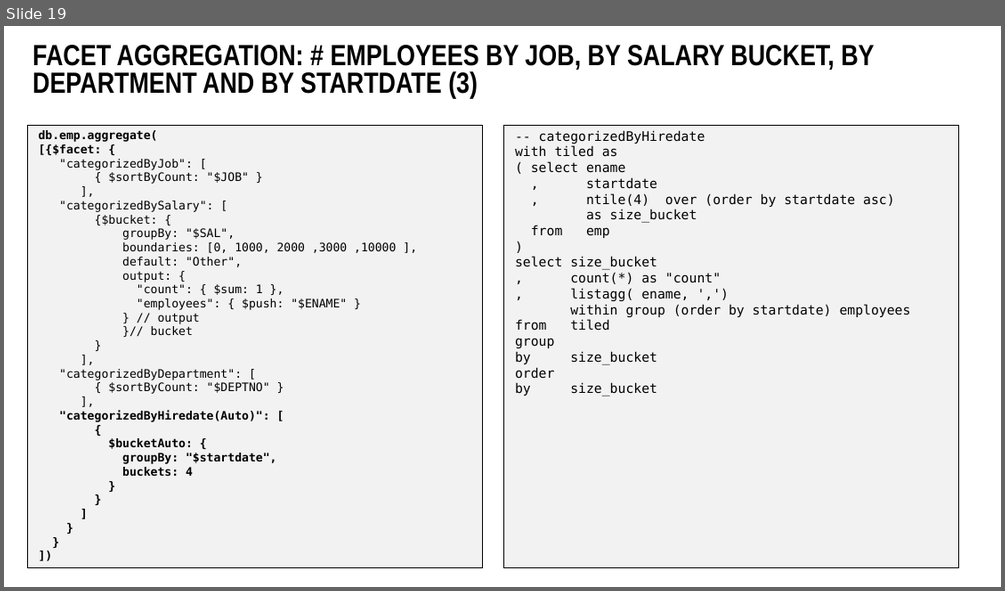
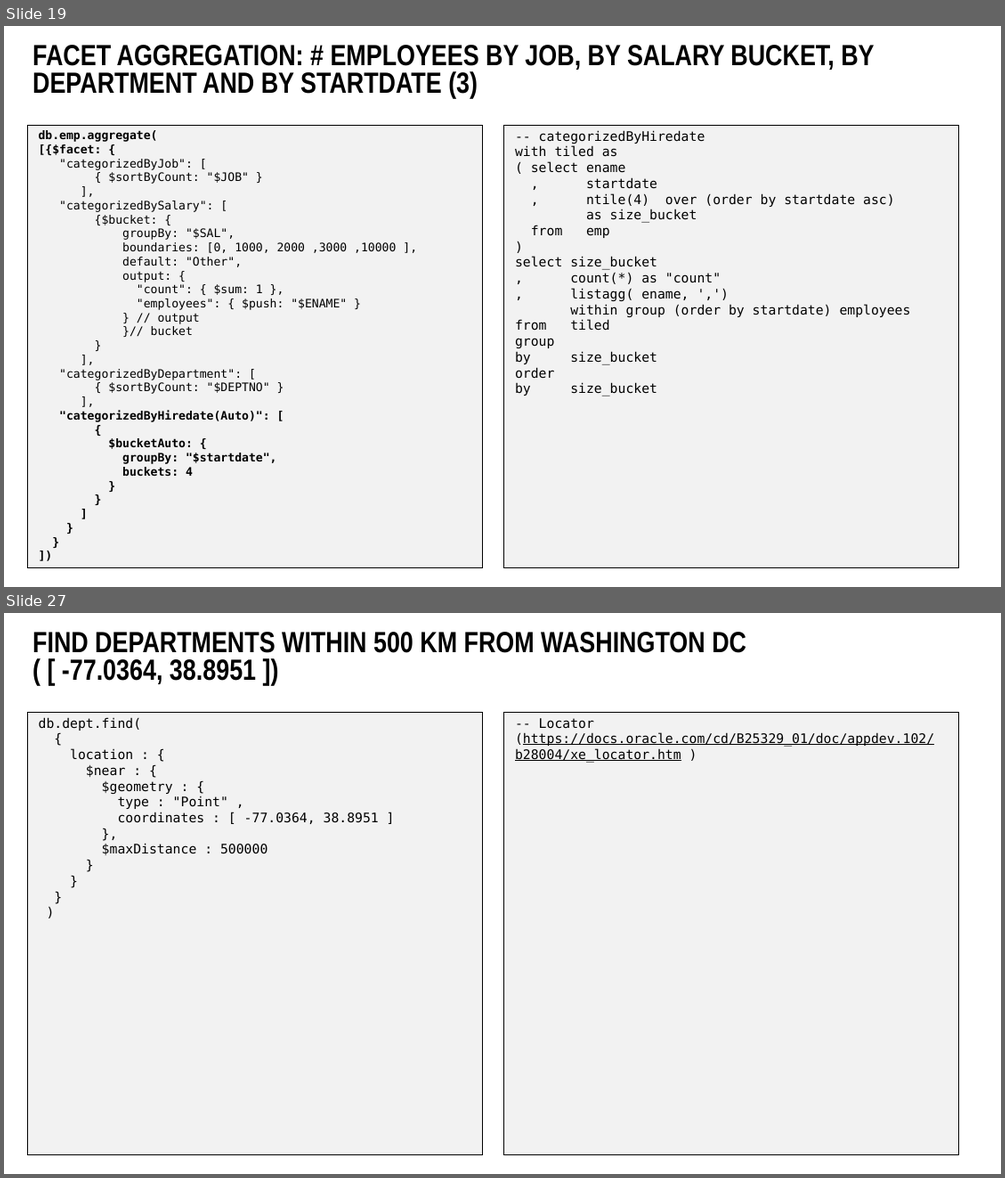
Before and after one commit to lucasjellema/sig-nosql-mongodb, a slide deck: mongodb-find-agg-vs-oracle-sql.pptx. Shown one above the other, each under a label of ours: slide 19 before the commit, slides 19 and 27 after it; the slides between them are not shown. The pictures are 1005x591 and 1005x1178 pixels, drawn with LibreOffice and Linux fonts; fonts in the diff are those of the drawing; background and template pictures are left out. Boxes give left, top, right and bottom in pixels: in the first picture for what was removed or moved away, otherwise in the second. Text is boxed around its words. In the diff, an @@ line names an element or a change of style, - is before the commit and + after.

Commit message:
Adding geo, text, nested & materialized

```diff
--- a/mongodb-find-agg-vs-oracle-sql.pptx
+++ b/mongodb-find-agg-vs-oracle-sql.pptx
@@ slide 27 added at (x1=4, y1=613, x2=1001, y2=1174), background #FFFFFF @@
@@ title added at (x1=32, y1=632, x2=746, y2=684), 40 pt, text #000000, bold @@
+FIND DEPARTMENTS WITHIN 500 KM FROM WASHINGTON DC
+( [ -77.0364, 38.8951 ])
@@ rectangle added at (x1=27, y1=712, x2=482, y2=1155), fill #F2F2F2, outline #000000 0.5 pt @@
@@ text added at (x1=39, y1=717, x2=379, y2=855), 18 pt, text #000000 @@
+db.dept.find(
+{
+location : {
+$near : {
+$geometry : {
+type : "Point" ,
+coordinates : [ -77.0364, 38.8951 ]
+},
+$maxDistance : 500000
+}
+}
+}
+)
@@ rectangle added at (x1=503, y1=712, x2=958, y2=1155), fill #F2F2F2, outline #000000 0.5 pt @@
@@ text added at (x1=515, y1=718, x2=934, y2=763), 18 pt, text #000000, underline @@
+-- Locator
+(https://docs.oracle.com/cd/B25329_01/doc/appdev.102/b28004/xe_locator.htm )
```
Also in this commit, not shown: 11 other slides added.
